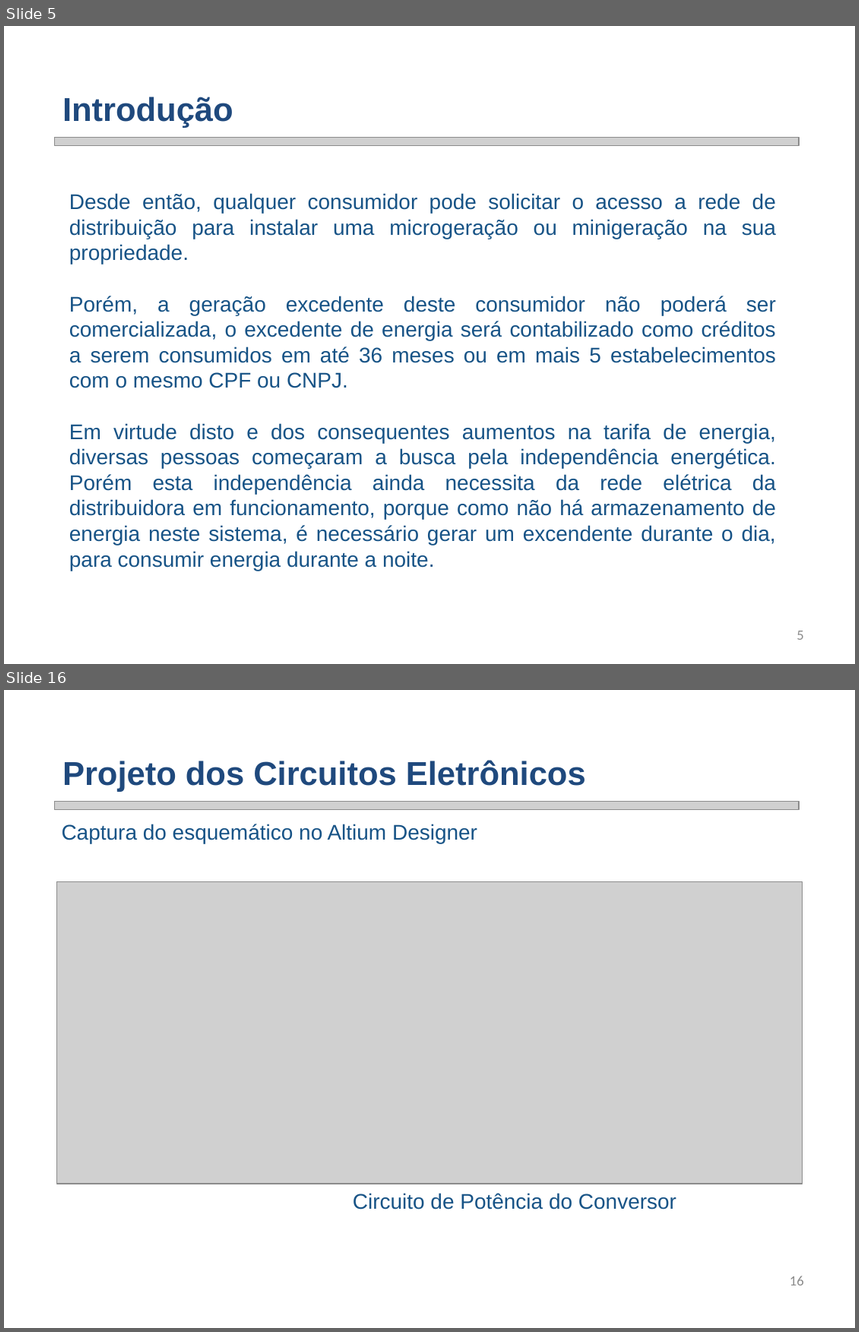
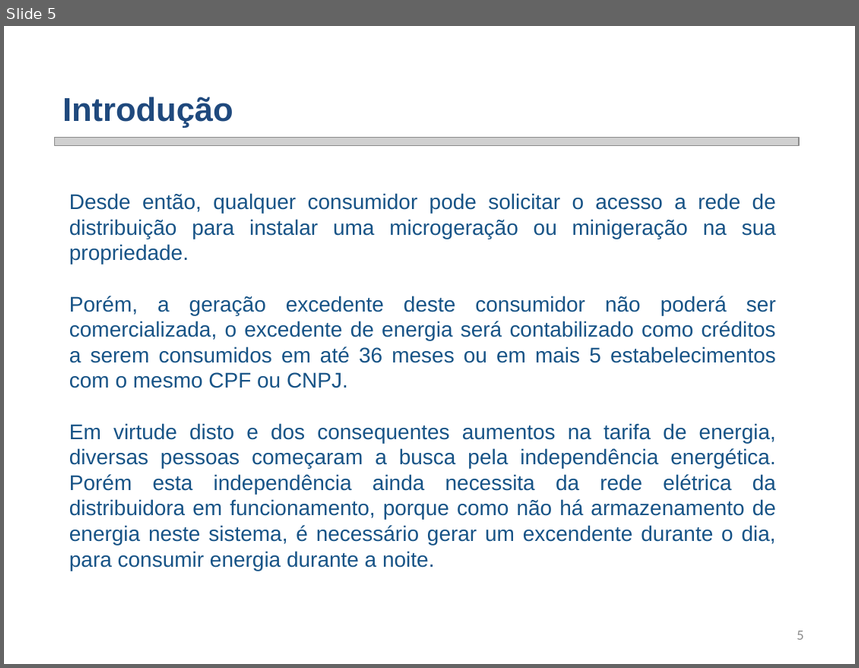
Before and after one commit to smarley2/SGR, a slide deck: Renes/Trabalho 2/SGR Trabalho 2 - Sistema Fotovoltaico.pptx. Shown one above the other, each under a label of ours: slides 5 and 16 before the commit, slide 5 after it; the slides between them are not shown. The pictures are 859x1332 and 859x668 pixels, drawn with LibreOffice and Linux fonts; fonts in the diff are those of the drawing; grey boxes stand for pictures; background and template pictures are left out. Boxes give left, top, right and bottom in pixels: in the first picture for what was removed or moved away, otherwise in the second. Text is boxed around its words. In the diff, an @@ line names an element or a change of style, - is before the commit and + after.

```diff
--- a/Renes/Trabalho 2/SGR Trabalho 2 - Sistema Fotovoltaico.pptx
+++ b/Renes/Trabalho 2/SGR Trabalho 2 - Sistema Fotovoltaico.pptx
@@ slide 16 removed at (4, 690, 855, 1328), background picture (left out) @@
@@ text removed at (63, 760, 586, 792) @@
-Projeto dos Circuitos Eletrônicos
@@ picture removed at (54, 802, 799, 810) @@
@@ text removed at (62, 824, 477, 844) @@
-  Captura do esquemático no Altium Designer
@@ picture removed at (56, 882, 803, 1184) @@
@@ text removed at (353, 1193, 677, 1210) @@
-  Circuito de Potência do Conversor
@@ page number removed at (790, 1276, 804, 1286) @@
-16
```
Also in this commit, not shown: 2 slides changed, 18 slides added, 24 other slides removed, 23 other files.
